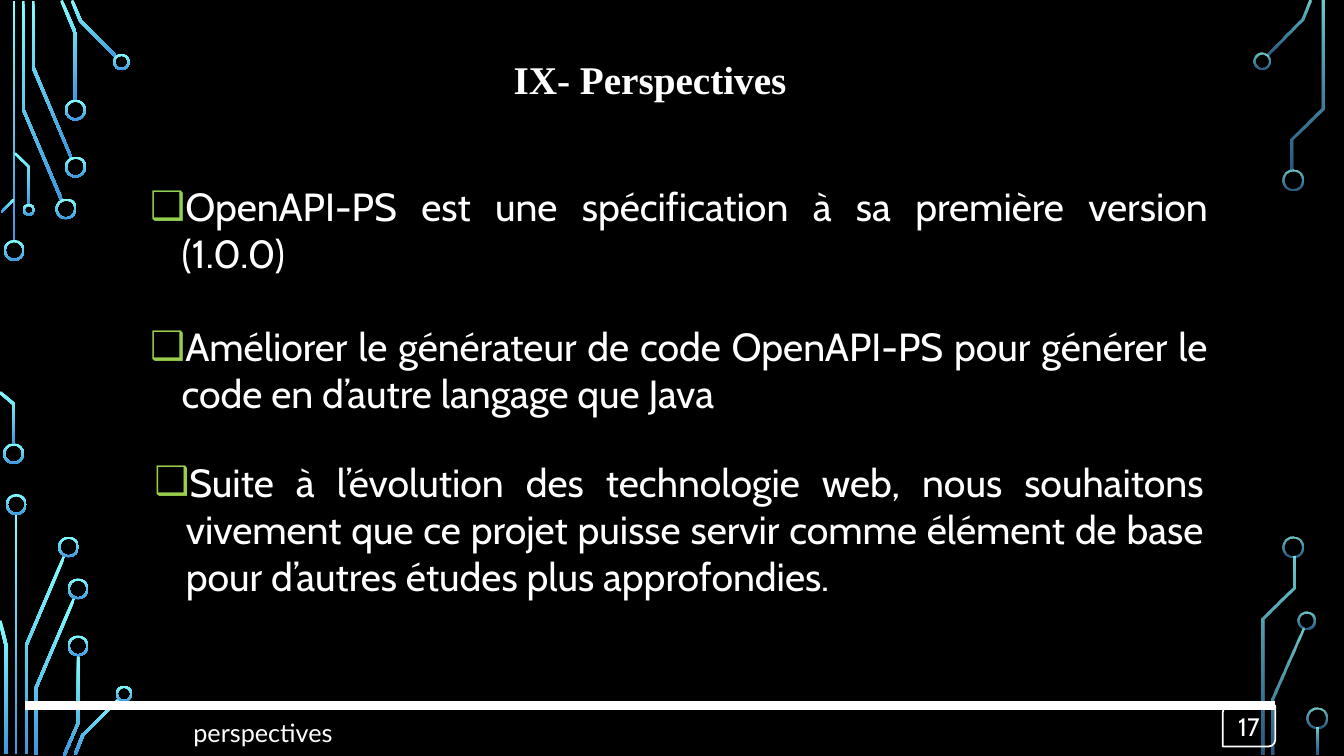
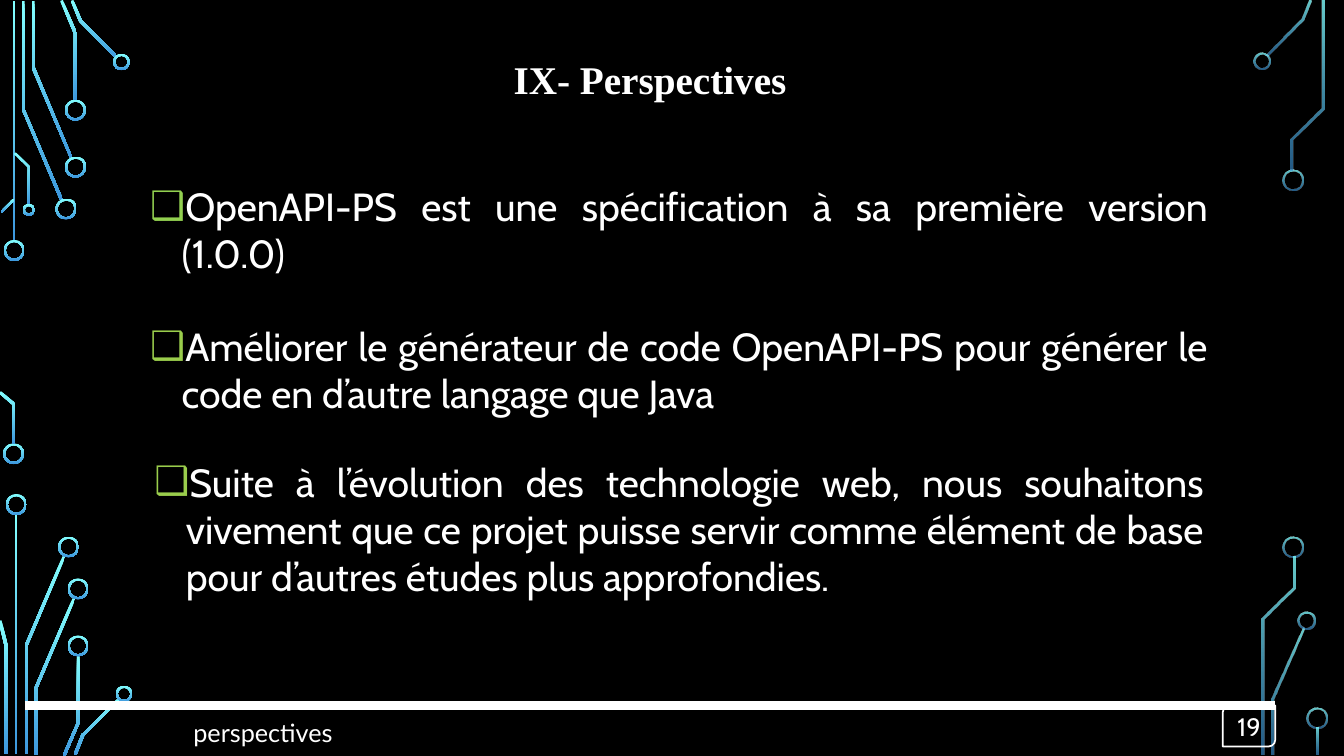
Before and after one commit to OA-Souleymane/MyGitHub-Files, a slide deck: slide 19 of Chapitres/mémoire/diapoMemoire.pptx (slide 17 before the commit). Drawn at 1344x756 pixels with LibreOffice and Linux fonts; fonts in the diff are those of the drawing; background and template pictures are left out. Boxes give left, top, right and bottom in pixels: in the first picture for what was removed or moved away, otherwise in the second. Text is boxed around its words. In the diff, an @@ line names an element or a change of style, - is before the commit and + after.

```diff
--- a/Chapitres/mémoire/diapoMemoire.pptx
+++ b/Chapitres/mémoire/diapoMemoire.pptx
@@ text in round diag rect at (1237, 718, 1260, 736): text changed @@
-17
+19
```
Also in this commit, not shown: 11 other slides changed, 2 slides added, 2 slides removed, 3 other files.
